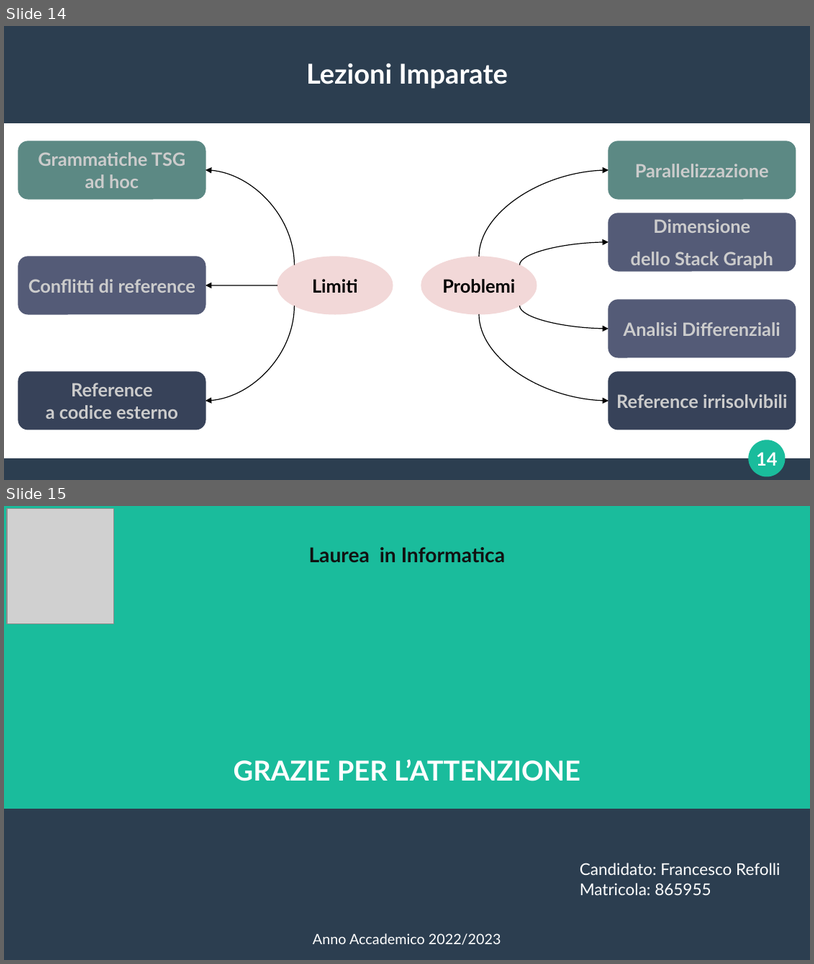
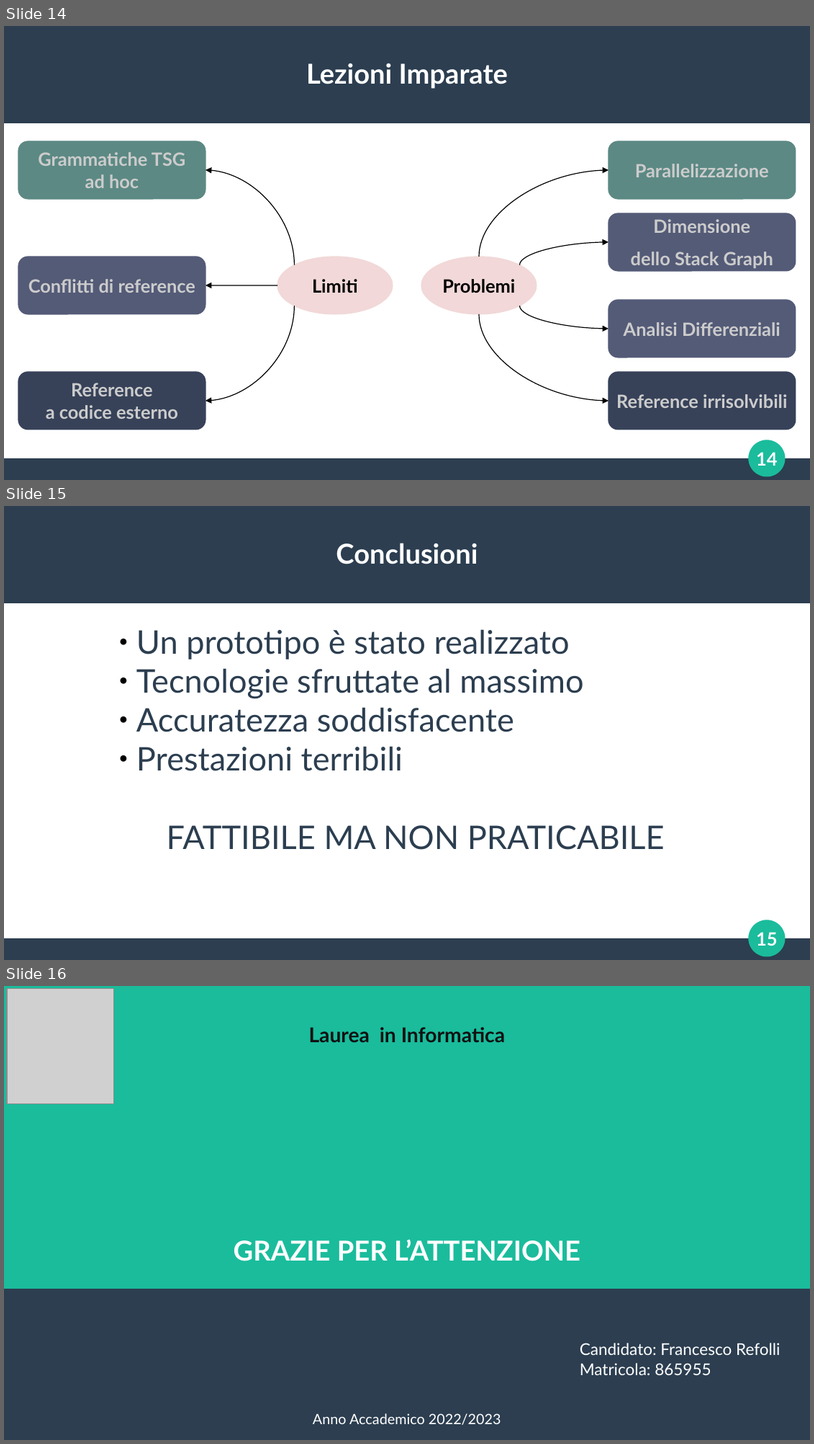
Before and after one commit to frefolli/skullian-thesis, a slide deck: slides.odp. Shown one above the other, each under a label of ours: slides 14 and 15 before the commit, slides 14, 15 and 16 after it. The pictures are 814x964 and 814x1444 pixels, drawn with LibreOffice and Linux fonts; fonts in the diff are those of the drawing; grey boxes stand for pictures. Boxes give left, top, right and bottom in pixels: in the first picture for what was removed or moved away, otherwise in the second. Text is boxed around its words. In the diff, an @@ line names an element or a change of style, - is before the commit and + after.

```diff
--- a/slides.odp
+++ b/slides.odp
@@ slide 15 added at bbox=[4, 506, 810, 960], background #FFFFFF; not listed: 4 template elements that a slide beside it also shows @@
@@ title added at bbox=[336, 543, 478, 564], 27 pt, text #FFFFFF, bold @@
+Conclusioni
@@ subtitle added at bbox=[136, 629, 665, 849], 32 pt, text #2C3E50 @@
+● Un prototipo è stato realizzato
+● Tecnologie sfruttate al massimo
+● Accuratezza soddisfacente
+● Prestazioni terribili
+FATTIBILE MA NON PRATICABILE
@@ what was slide 15 is now slide 16 @@
```
Also in this commit, not shown: 1 other slide added, 1 slide removed, 1 other file.
